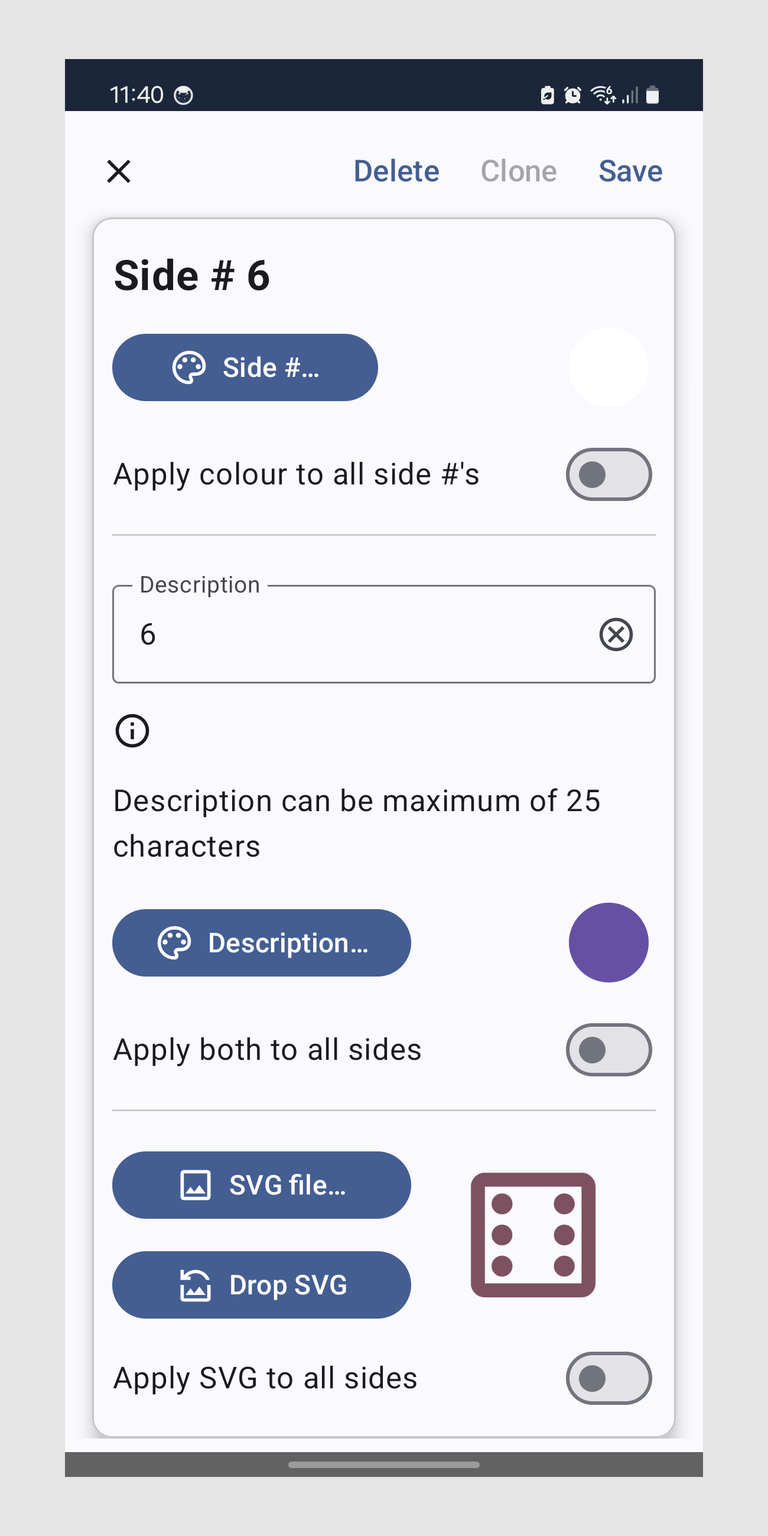
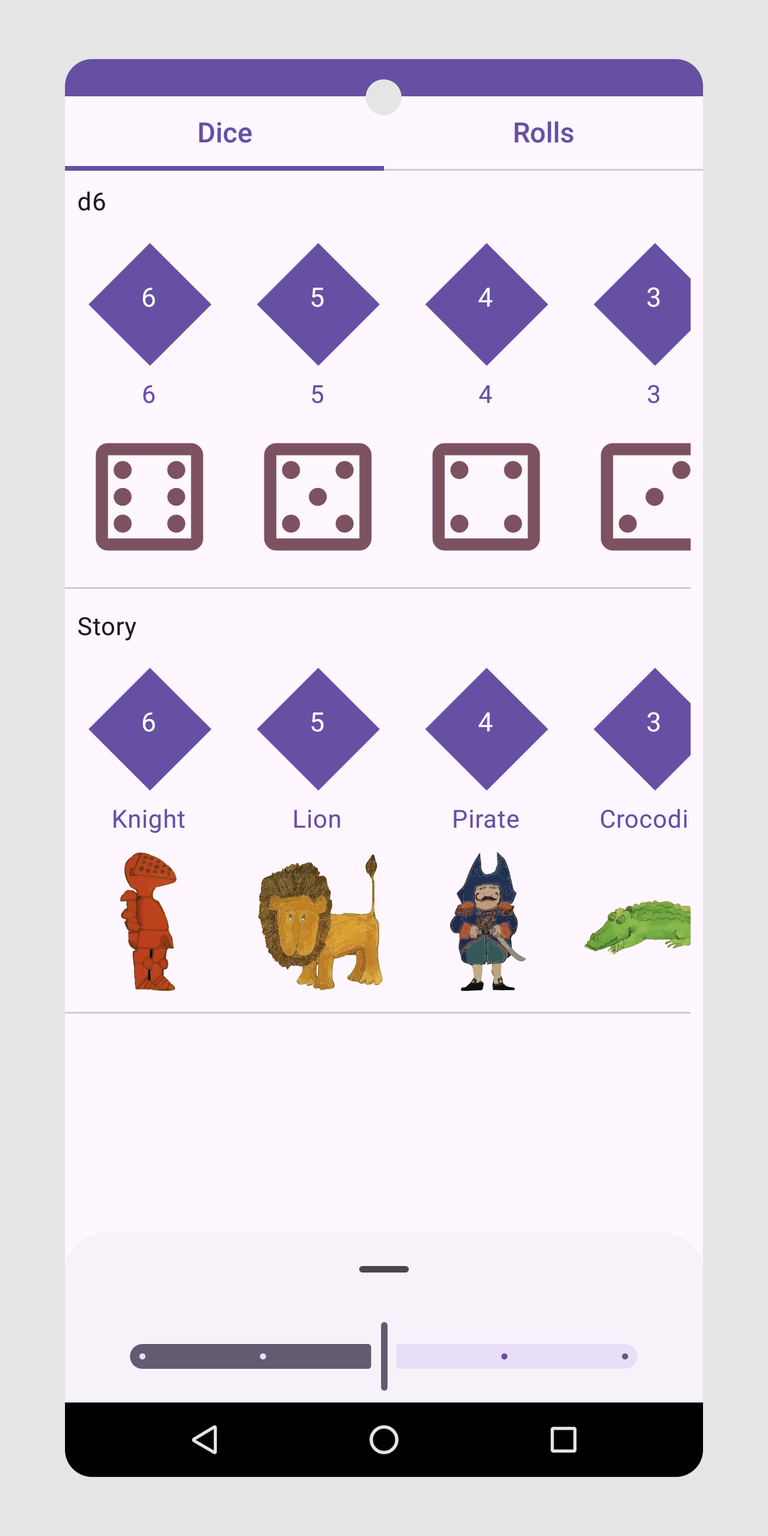
Before/after of a 768px x 1536px layered artwork. What changed in the layer stack:
removed layer "1 2 3 blank side bar" over [689, 386, 703, 599]
removed layer "2. png" over [64, 59, 703, 1477]
added layer "Purple RHS blank" above "Purple LHS blank" over [568, 65, 691, 94]
added layer "Purple LHS blank" above "1.png - pixel 7a API 24" over [82, 64, 105, 91]
added layer "1.png - pixel 7a API 24" above "Black RHS blank" over [64, 59, 703, 1477]
